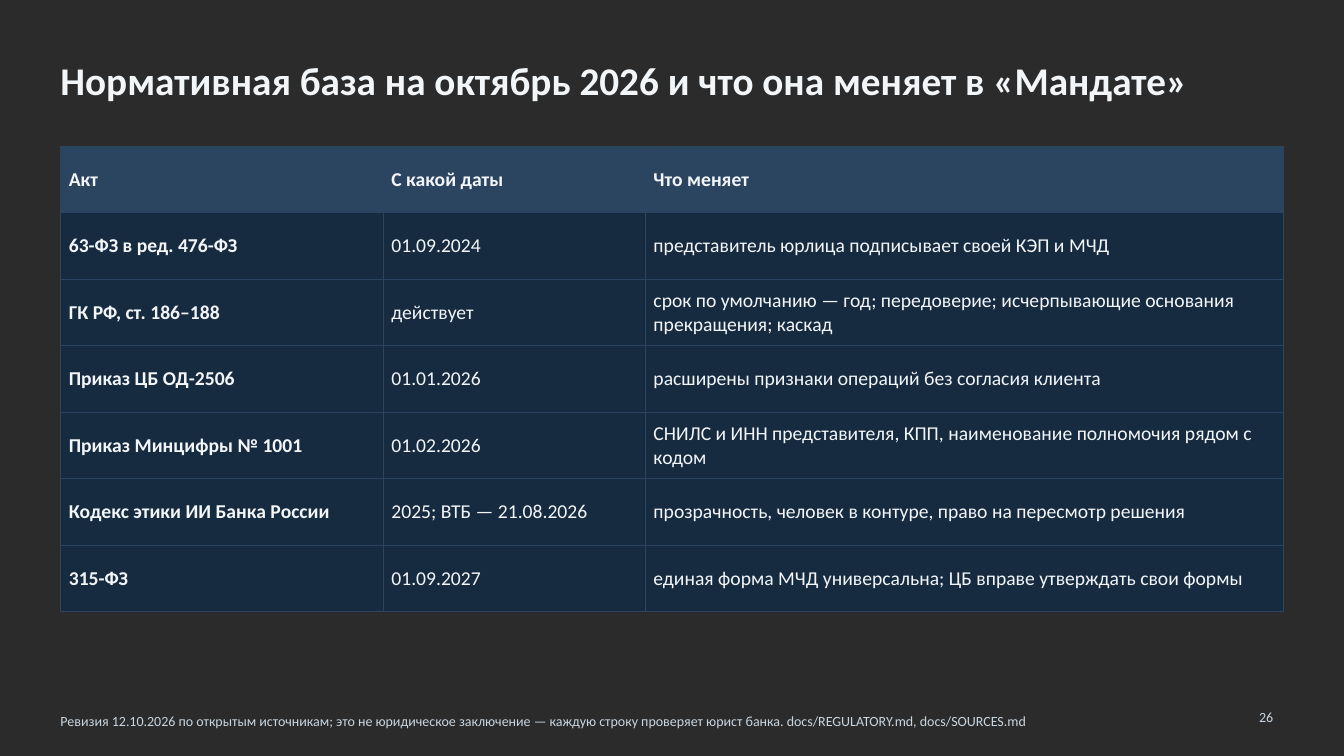
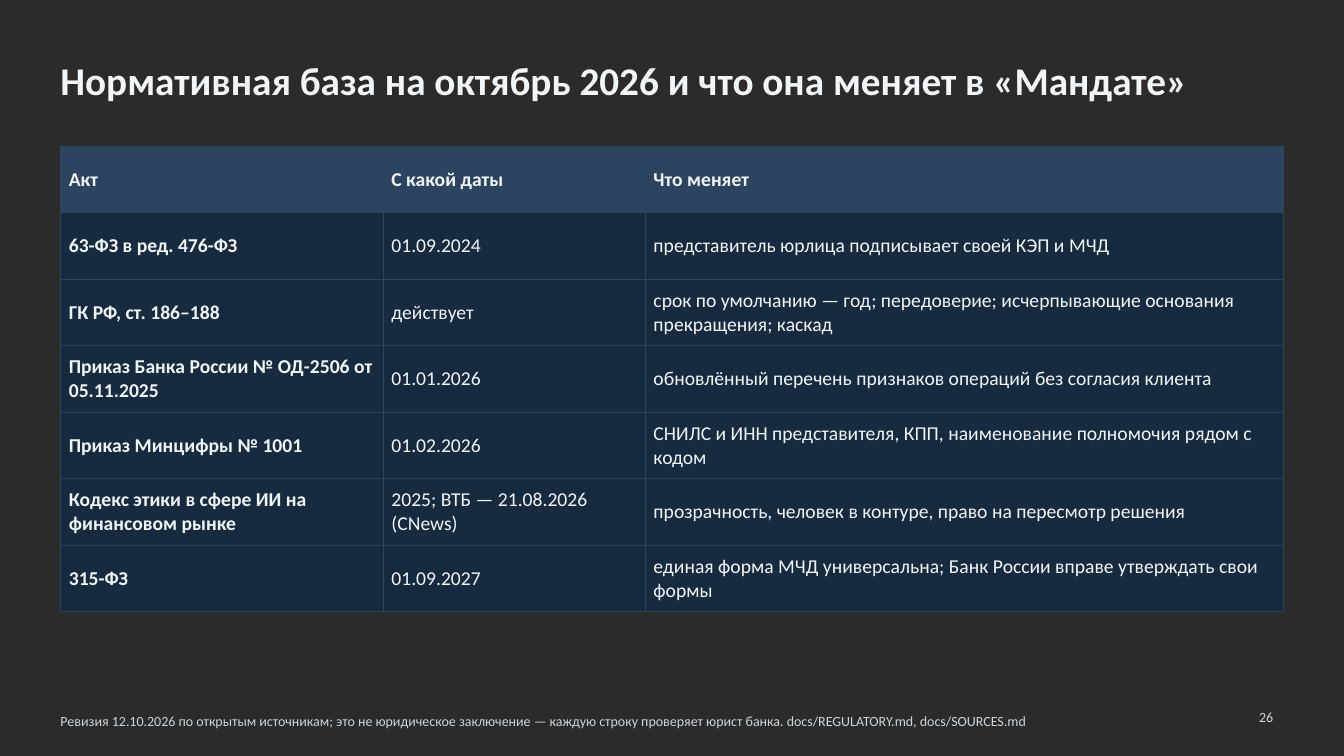
Before and after one commit to KonkovDV/Mandat, a slide deck: slide 26 of Mandat_VTB.pptx. Drawn at 1344x756 pixels with LibreOffice and Linux fonts; fonts in the diff are those of the drawing; background and template pictures are left out; a plain dark background stands for a picture behind light text. Boxes give left, top, right and bottom in pixels: in the first picture for what was removed or moved away, otherwise in the second. Text is boxed around its words. In the diff, an @@ line names an element or a change of style, - is before the commit and + after.

```diff
--- a/Mandat_VTB.pptx
+++ b/Mandat_VTB.pptx
@@ table at [60, 146, 1284, 605] @@
-row 4, column 1: Приказ ЦБ ОД-2506
+row 4, column 1: Приказ Банка России № ОД-2506 от 05.11.2025
-row 4, column 3: расширены признаки операций без согласия клиента
+row 4, column 3: обновлённый перечень признаков операций без согласия клиента
-row 6, column 1: Кодекс этики ИИ Банка России
+row 6, column 1: Кодекс этики в сфере ИИ на финансовом рынке
-row 6, column 2: 2025; ВТБ — 21.08.2026
+row 6, column 2: 2025; ВТБ — 21.08.2026 (CNews)
-row 7, column 3: единая форма МЧД универсальна; ЦБ вправе утверждать свои формы
+row 7, column 3: единая форма МЧД универсальна; Банк России вправе утверждать свои формы
```
Also in this commit, not shown: 21 other slides changed, 6 other files.
